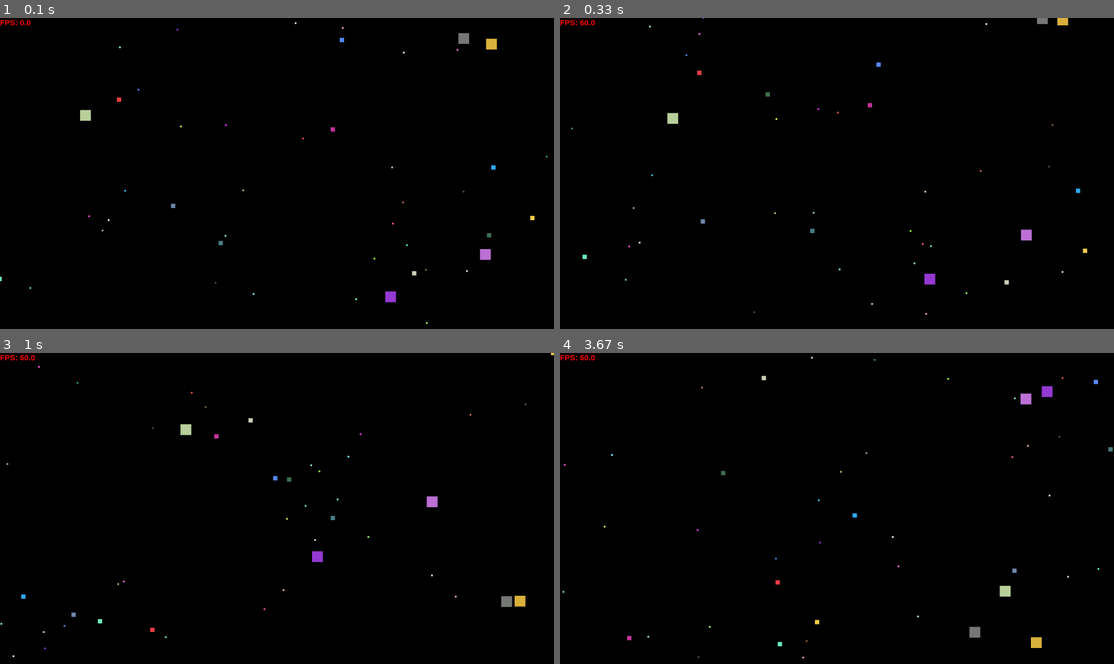
Above: before the commit, frames 1-4 (two rows, left to right).
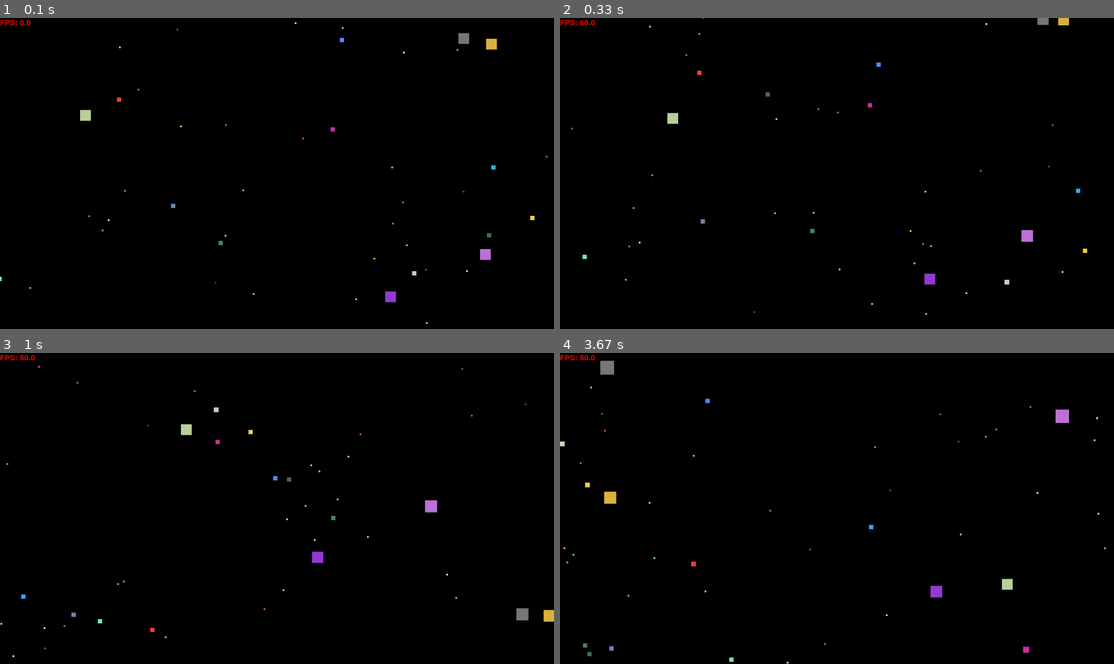
Above: after the commit, the same moments.

Repository: Azoz-eu/lab8-pygame
Game: pygame game, started from main.py
Same seed, same stepped clock (60 frames per second), same inputs: the game is played once before the commit and once after it.
Inputs:
- Up to frame 1 (0.1 s): no input
- Up to frame 2 (0.33 s): no input
- Up to frame 3 (1 s): no input
- Up to frame 4 (3.67 s): no input

Frame 1 is identical in both runs. In frame 2, less than 0.1% of the frame differs, in the area x 65-92%, y 0-86%; in frame 3, 0.5%; in frame 4, 1.2%, in the area x 0-100%, y 1-100%.

Commit message:
exam: q6 - eating ++

Diff:
--- a/main.py
+++ b/main.py
@@ -25,6 +25,7 @@
 RANDOM_JITTER = 0.12
 MIN_DYNAMIC_SPEED = 0.7
 MAX_DYNAMIC_SPEED = 6.0
+GROWTH_FACTOR = 0.25  # Predator gains 25% of the prey's size per eat, capped at MAX_SQUARE_SIZE
 
 # Square mixing
 SQUARE_MIX = [
@@ -75,6 +76,9 @@
         return pygame.Rect(self.x, self.y, self.size, self.size).colliderect(
             pygame.Rect(other.x, other.y, other.size, other.size)
         )
+
+    def grow(self, prey: "Square") -> None:
+        self.size = min(MAX_SQUARE_SIZE, self.size + int(prey.size * GROWTH_FACTOR))
 
     def respawn(self) -> None:
         """Reset position and velocity while keeping size and color unchanged."""
@@ -217,7 +221,7 @@
         square intersect.  The smaller square immediately respawns at a new random
         position with the same size, preserving the population mix.
         """
-        eaten: set[int] = set()
+        eaten: dict[int, int] = {}  # prey index -> predator index
         for i, small in enumerate(self.squares):
             if i in eaten:
                 continue
@@ -228,11 +232,12 @@
                     continue
                 # AABB overlap test
                 if small._check_collision(large):
-                    eaten.add(i)
+                    eaten[i] = j
                     break  # one kill per frame per square is enough
 
-        for i in eaten:
-            self.squares[i].respawn()
+        for prey_i, predator_j in eaten.items():
+            self.squares[predator_j].grow(self.squares[prey_i])  # Predator grows before prey respawns
+            self.squares[prey_i].respawn()
 
     def update(self) -> None:
         """Update game logic (move squares, check collisions, etc.)."""
Not shown, added: MY_EXAM.MD
